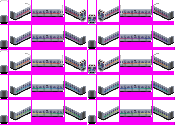
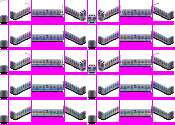
Two versions of the same layered image (175x125). Layer-by-layer changes:
painted on "keio1000_1" over [16,60,168,93]
painted on "keio1000_1 copy" over [16,10,168,43]